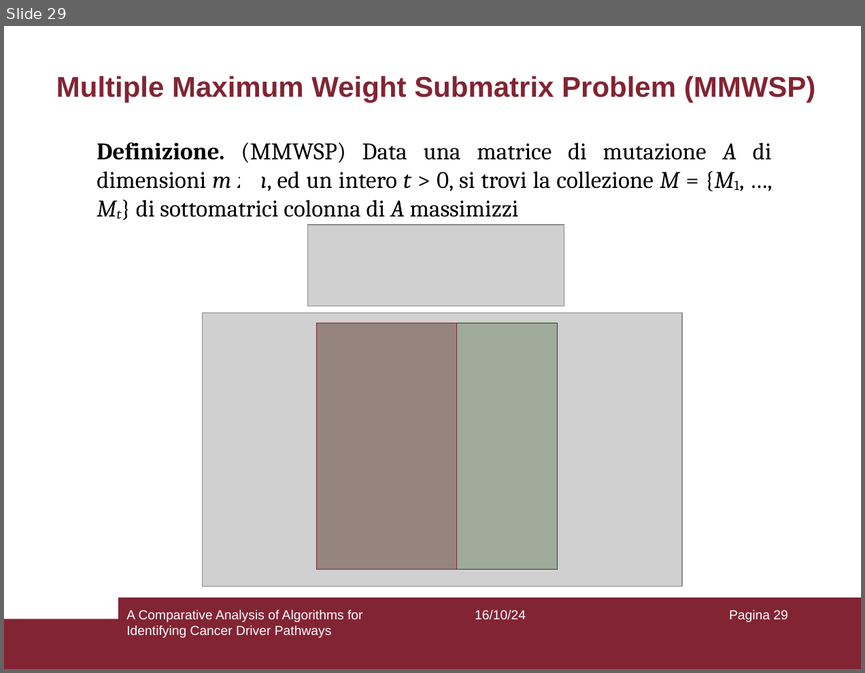
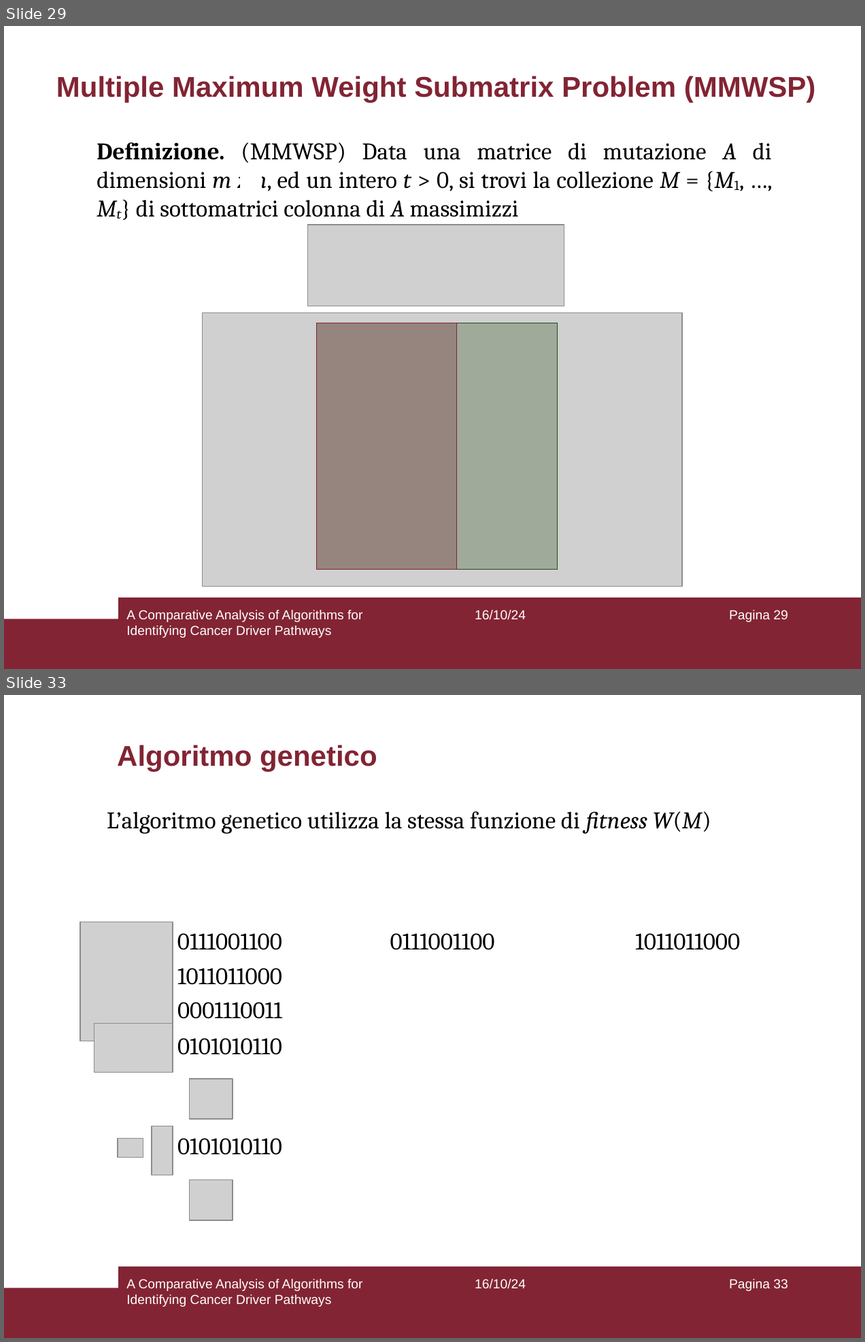
Before and after one commit to aflaag/bsc-thesis, a slide deck: presentation/slides.odp. Shown one above the other, each under a label of ours: slide 29 before the commit, slides 29 and 33 after it; the slides between them are not shown. The pictures are 865x673 and 865x1342 pixels, drawn with LibreOffice and Linux fonts; fonts in the diff are those of the drawing; grey boxes stand for pictures; background and template pictures are left out. Boxes give left, top, right and bottom in pixels: in the first picture for what was removed or moved away, otherwise in the second. Text is boxed around its words. In the diff, an @@ line names an element or a change of style, - is before the commit and + after.

Commit message:
slides

```diff
--- a/presentation/slides.odp
+++ b/presentation/slides.odp
@@ slide 33 added at <box>4,695,861,1338</box>, background #FFFFFF; not listed: 2 template elements that a slide beside it also shows @@
@@ title added at <box>117,745,377,772</box>, 24 pt, text #822433, bold @@
+Algoritmo genetico
@@ text added at <box>107,811,711,834</box>, 20 pt, text #000000 @@
+L’algoritmo genetico utilizza la stessa funzione di fitness W(M)
@@ picture added at <box>80,922,173,1041</box> @@
@@ text added at <box>177,933,282,950</box>, 20 pt, text #000000 @@
+0111001100
@@ text added at <box>390,933,495,950</box>, 20 pt, text #000000 @@
+0111001100
@@ text added at <box>635,933,740,950</box>, 20 pt, text #000000 @@
+1011011000
@@ text added at <box>177,968,282,985</box>, 20 pt, text #000000 @@
+1011011000
@@ text added at <box>177,1002,282,1019</box>, 20 pt, text #000000 @@
+0001110011
@@ picture added at <box>94,1023,173,1072</box> @@
@@ text added at <box>177,1038,282,1055</box>, 20 pt, text #000000 @@
+0101010110
@@ picture added at <box>189,1079,232,1119</box> @@
@@ picture added at <box>117,1138,143,1157</box> @@
@@ picture added at <box>152,1126,173,1175</box> @@
@@ text added at <box>177,1138,282,1155</box>, 20 pt, text #000000 @@
+0101010110
@@ picture added at <box>189,1180,232,1220</box> @@
@@ text added at <box>126,1278,362,1306</box>, 11 pt, text #FFFFFF @@
+A Comparative Analysis of Algorithms for Identifying Cancer Driver Pathways
@@ text added at <box>475,1278,526,1289</box>, 11 pt, text #FFFFFF @@
+16/10/24
@@ page number added at <box>729,1278,787,1291</box>, 11 pt, text #FFFFFF @@
+Pagina 33
```
Also in this commit, not shown: 2 slides changed, 1 other slide added, 5 other files.
